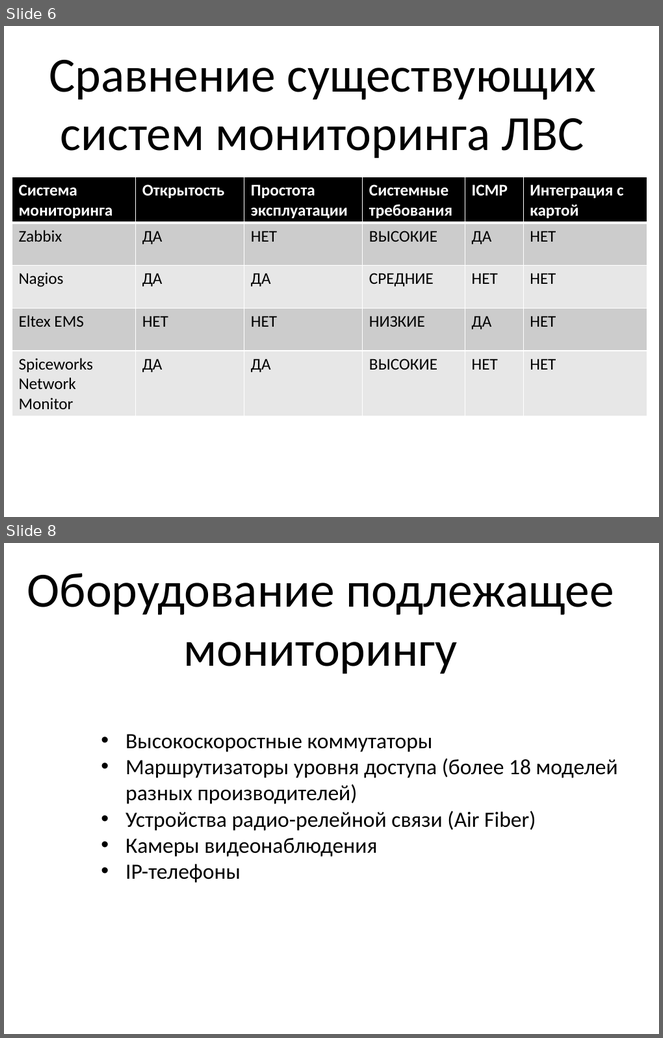
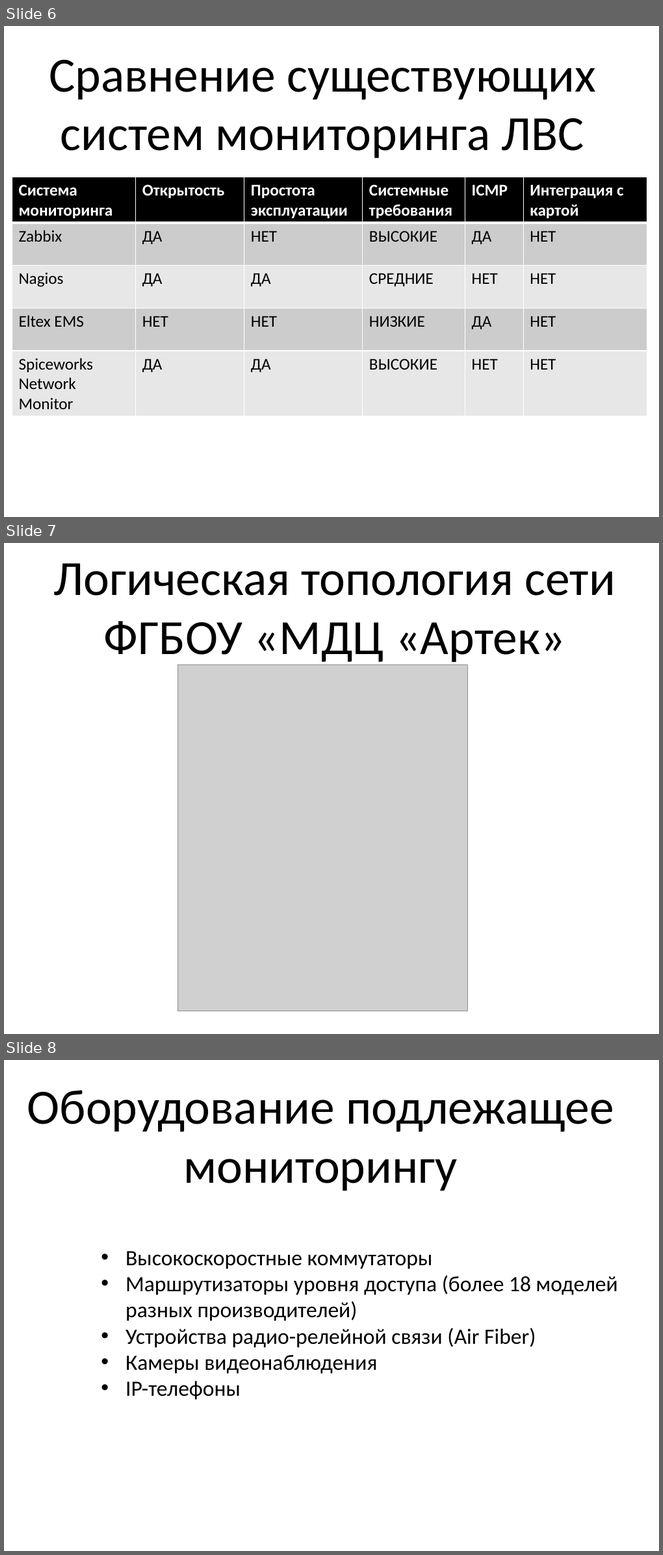
Before and after one commit to denis6705/diplom, a slide deck: Презентация.pptx. Shown one above the other, each under a label of ours: slides 6 and 8 before the commit, slides 6, 7 and 8 after it; the slides between them are not shown. The pictures are 663x1038 and 663x1555 pixels, drawn with LibreOffice and Linux fonts; fonts in the diff are those of the drawing; grey boxes stand for pictures. Boxes give left, top, right and bottom in pixels: in the first picture for what was removed or moved away, otherwise in the second. Text is boxed around its words. In the diff, an @@ line names an element or a change of style, - is before the commit and + after.

```diff
--- a/Презентация.pptx
+++ b/Презентация.pptx
@@ slide 7 added at [4,543,659,1034], background #FFFFFF @@
@@ text added at [53,563,616,665], 54 pt, text #000000 @@
+Логическая топология сети
+ФГБОУ «МДЦ «Артек»
@@ picture added at [178,665,468,1011] @@
```
Also in this commit, not shown: 2 other slides added, 1 slide removed.
